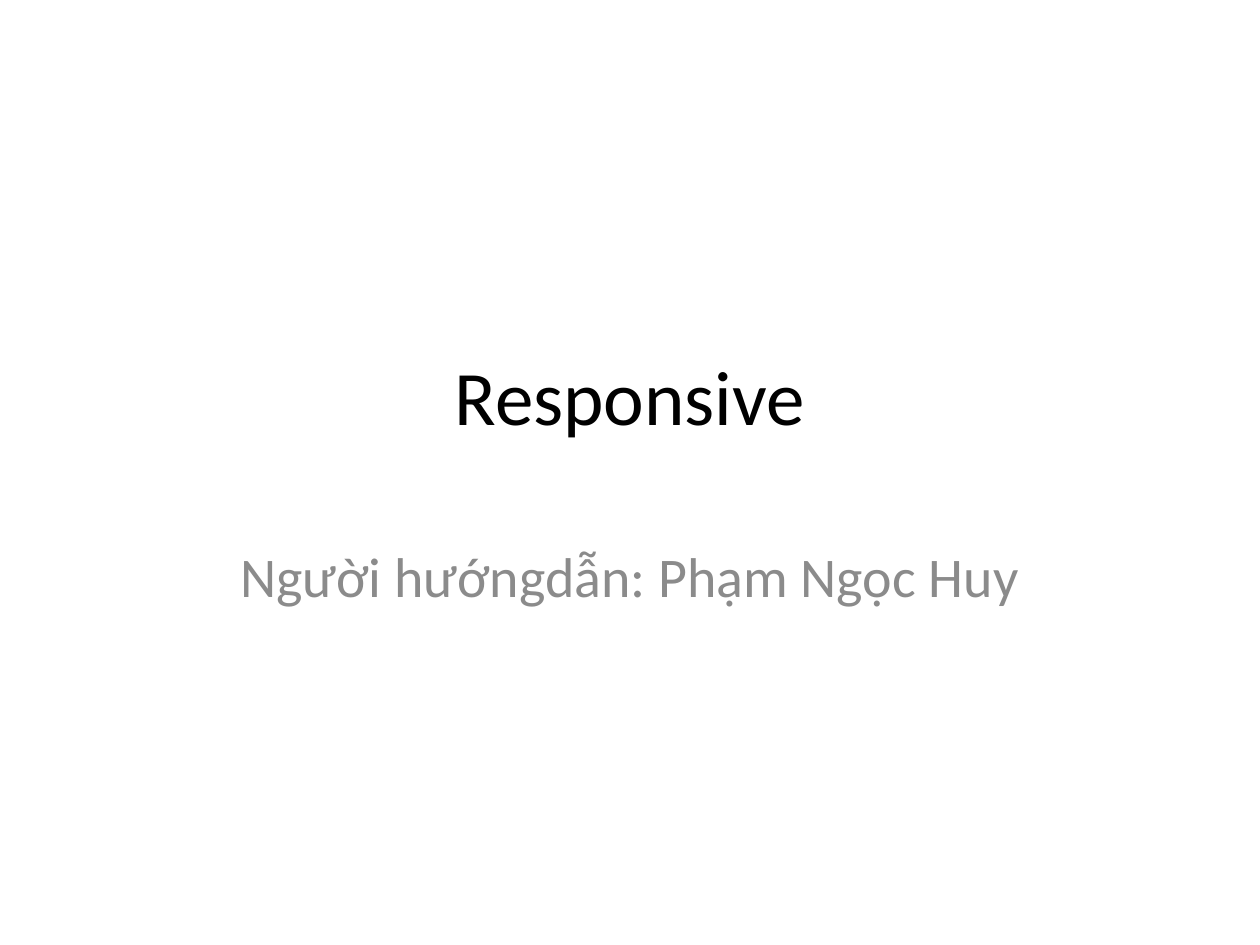
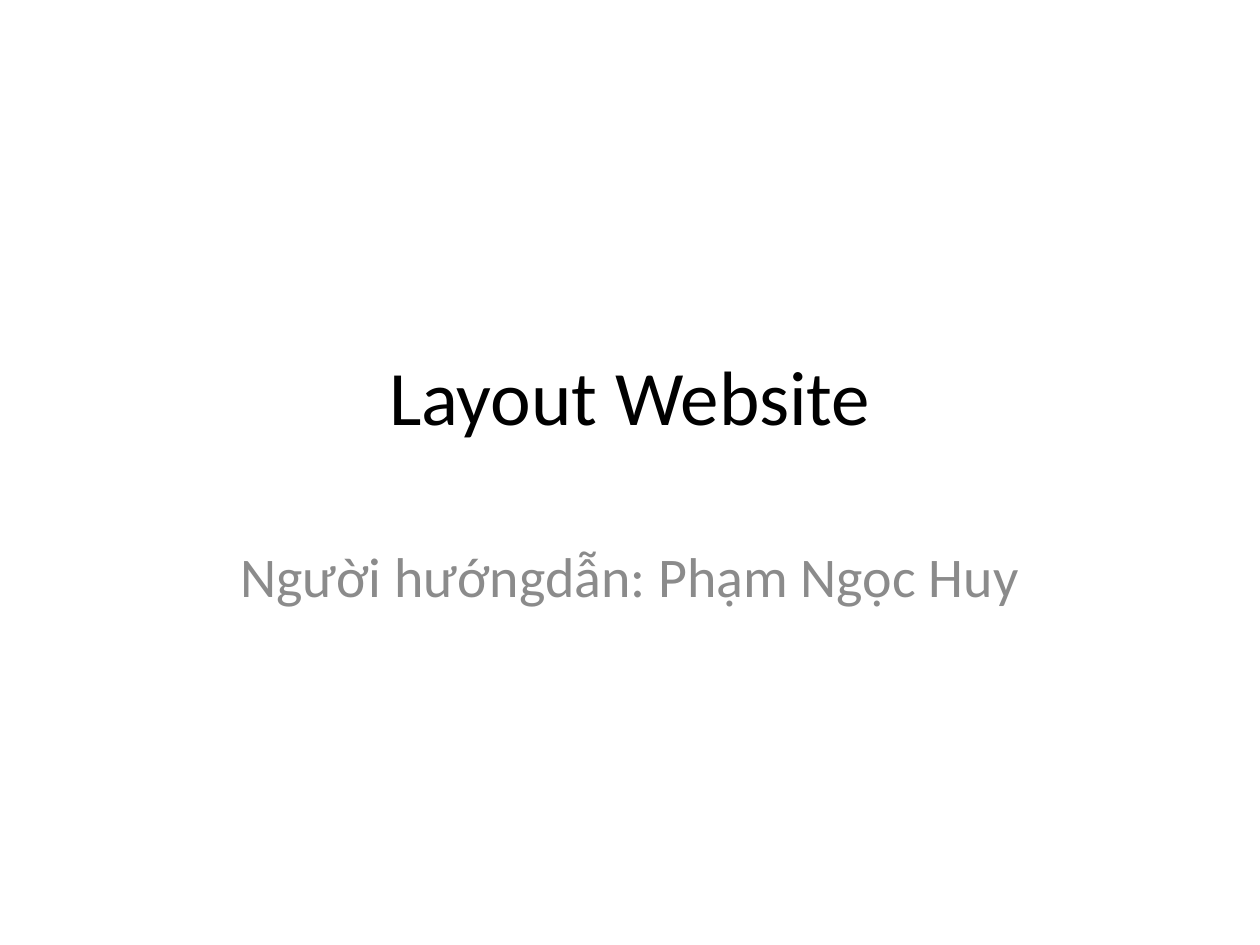
Before and after one commit to phithanh97cs/T3H, a slide deck: slide 1 of Front-end/6-7-8. Thực hành - Layout Website - Responsive/Responsive.pptx. Drawn at 1260x945 pixels with LibreOffice and Linux fonts; fonts in the diff are those of the drawing. Boxes give left, top, right and bottom in pixels: in the first picture for what was removed or moved away, otherwise in the second. Text is boxed around its words. In the diff, an @@ line names an element or a change of style, - is before the commit and + after.

```diff
--- a/Front-end/6-7-8. Thực hành - Layout Website - Responsive/Responsive.pptx
+++ b/Front-end/6-7-8. Thực hành - Layout Website - Responsive/Responsive.pptx
@@ title at [389,371,870,438]: text changed @@
-Responsive
+Layout Website
```
Also in this commit, not shown: 3 other slides changed, 1 slide added, 6 other files.
